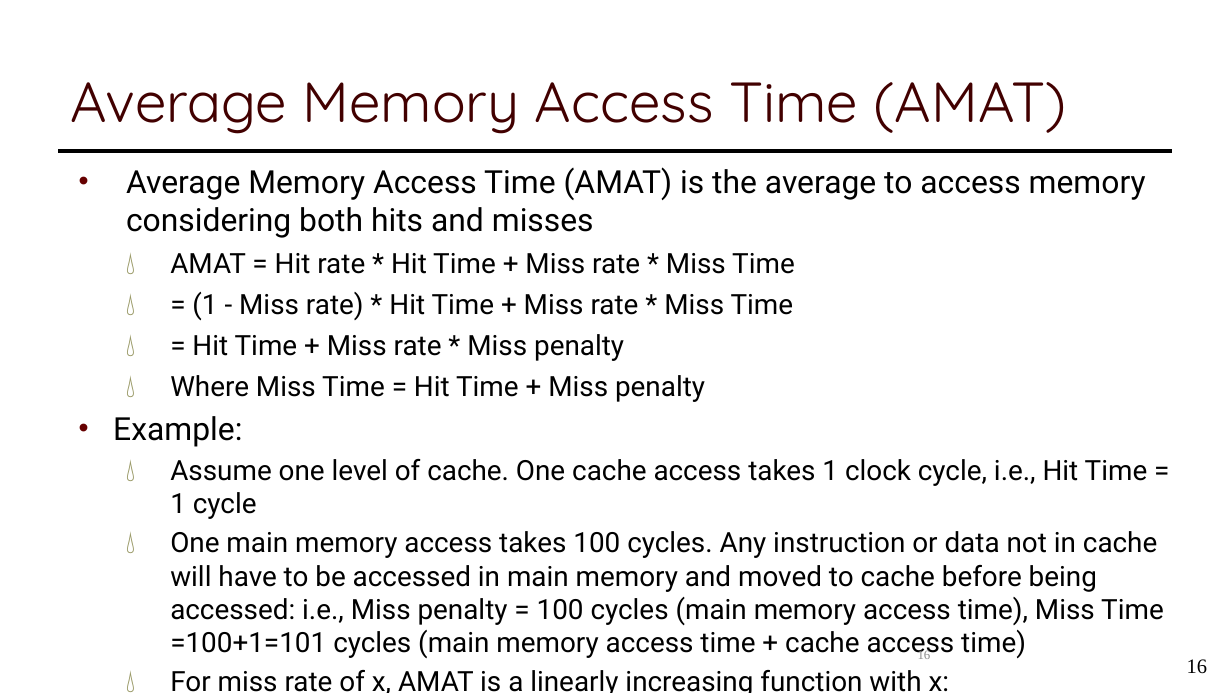
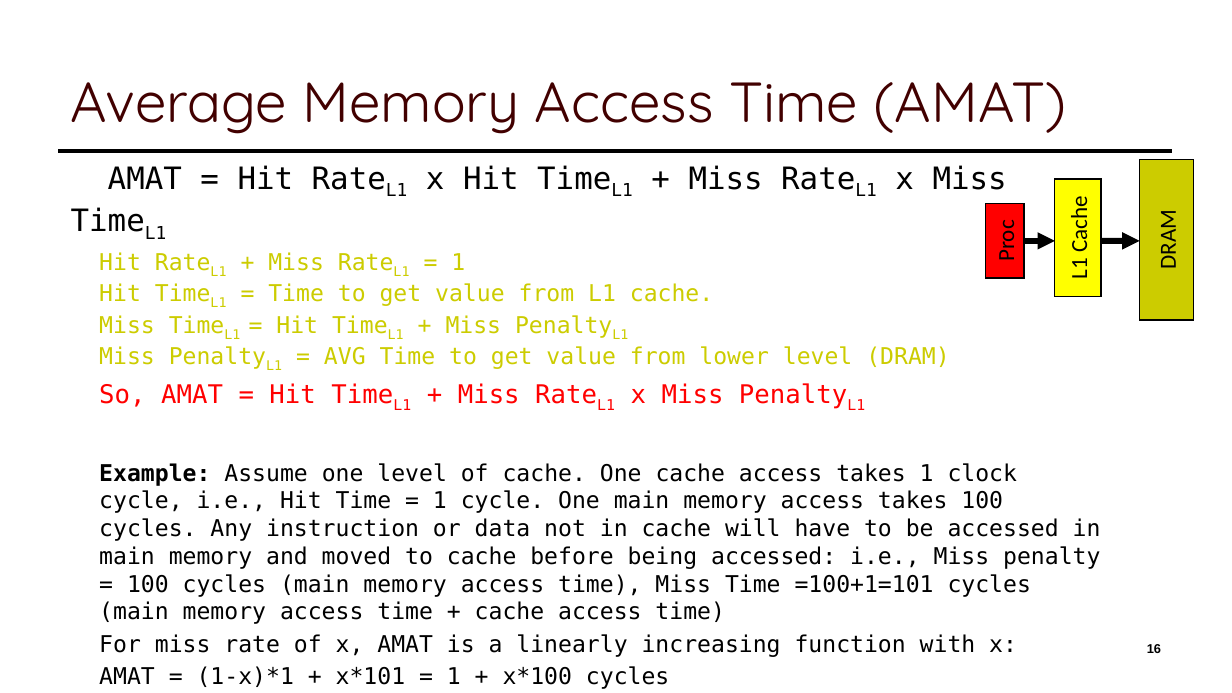
Before and after one commit to guhofstra/CSC256Fa25, a slide deck: slide 16 of PPTs/LXX Cache.pptx. Drawn at 1232x693 pixels with LibreOffice and Linux fonts; fonts in the diff are those of the drawing. Boxes give left, top, right and bottom in pixels: in the first picture for what was removed or moved away, otherwise in the second. Text is boxed around its words. In the diff, an @@ line names an element or a change of style, - is before the commit and + after.

```diff
--- a/PPTs/LXX Cache.pptx
+++ b/PPTs/LXX Cache.pptx
@@ text "AMAT = Hit RateL1 x ...": place and size @@
-text "AMAT = Hit RateL1 x ..." at bbox=[113, 167, 1164, 693]
+text "AMAT = Hit RateL1 x ..." at bbox=[99, 252, 1101, 689]
@@ group added at bbox=[985, 159, 1193, 320]: 3 rectangles, 2 arrows @@
+Proc
+L1 Cache
+DRAM
@@ text at bbox=[99, 252, 1101, 624]: text changed; size 21.7 to 18 pt; font Roboto to DejaVu Sans Mono @@
-• Average Memory Access Time (AMAT) is the average to access memory considering both hits and misses
-  💧 AMAT = Hit rate * Hit Time + Miss rate * Miss Time
-  💧 = (1 - Miss rate) * Hit Time + Miss rate * Miss Time
-  💧 = Hit Time + Miss rate * Miss penalty
-  💧 Where Miss Time = Hit Time + Miss penalty
-• Example:
-  💧 Assume one level of cache. One cache access takes 1 clock cycle, i.e., Hit Time = 1 cycle
-  💧 One main memory access takes 100 cycles. Any instruction or data not in cache will have to be accessed in main memory and moved to cache before being accessed: i.e., Miss penalty = 100 cycles (main memory access time), Miss Time =100+1=101 cycles (main memory access time + cache access time)
+AMAT = Hit RateL1 x Hit TimeL1 + Miss RateL1 x Miss TimeL1
+Hit RateL1 + Miss RateL1 = 1
+Hit TimeL1 = Time to get value from L1 cache.
+Miss TimeL1 = Hit TimeL1 + Miss PenaltyL1
+Miss PenaltyL1 = AVG Time to get value from lower level (DRAM)
+So, AMAT = Hit TimeL1 + Miss RateL1 x Miss PenaltyL1
+Example: Assume one level of cache. One cache access takes 1 clock cycle, i.e., Hit Time = 1 cycle. One main memory access takes 100 cycles. Any instruction or data not in cache will have to be accessed in main memory and moved to cache before being accessed: i.e., Miss penalty = 100 cycles (main memory access time), Miss Time =100+1=101 cycles (main memory access time + cache access time)
@@ text at bbox=[99, 634, 1017, 689]: size 21.7 to 18 pt in "For miss rate of x, AMAT is ..."; font Roboto to DejaVu Sans Mono in "For miss rate of x, AMAT is ...", "AMAT = (1-x)*1 + x*101 = 1 ..."; size 18.6 to 18 pt in "AMAT = (1-x)*1 + x*101 = 1 ..."; bullet 💧 to none; list level 2 to 1 in "For miss rate of x, ..."; bullet ● to none; list level 3 to 1 in "AMAT = (1-x)*1 + x*101 ..." @@
@@ page number: place and size @@
-page number at bbox=[1187, 659, 1207, 674]
+page number at bbox=[1147, 644, 1161, 653]
@@ page number at bbox=[1147, 644, 1161, 653]: size 16 to 10 pt, font Times New Roman to Arial, bold on; alignment centre to right @@
@@ page number removed at bbox=[918, 649, 931, 659] @@
-16
```
Also in this commit, not shown: 3 other slides changed, 1 slide added, 1 slide removed, 8 other files.
